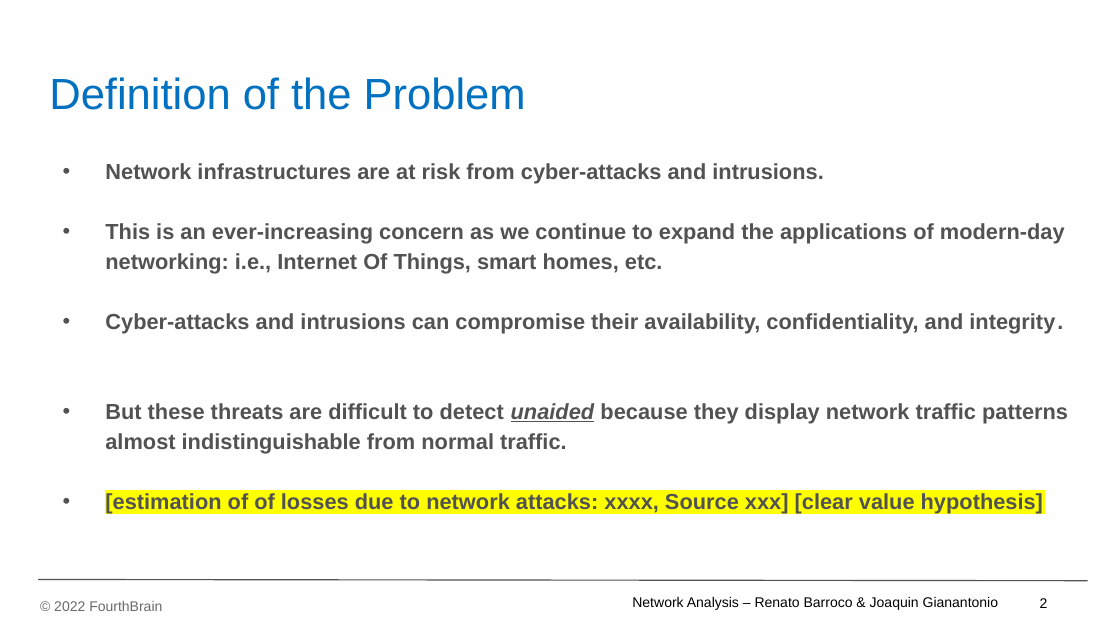
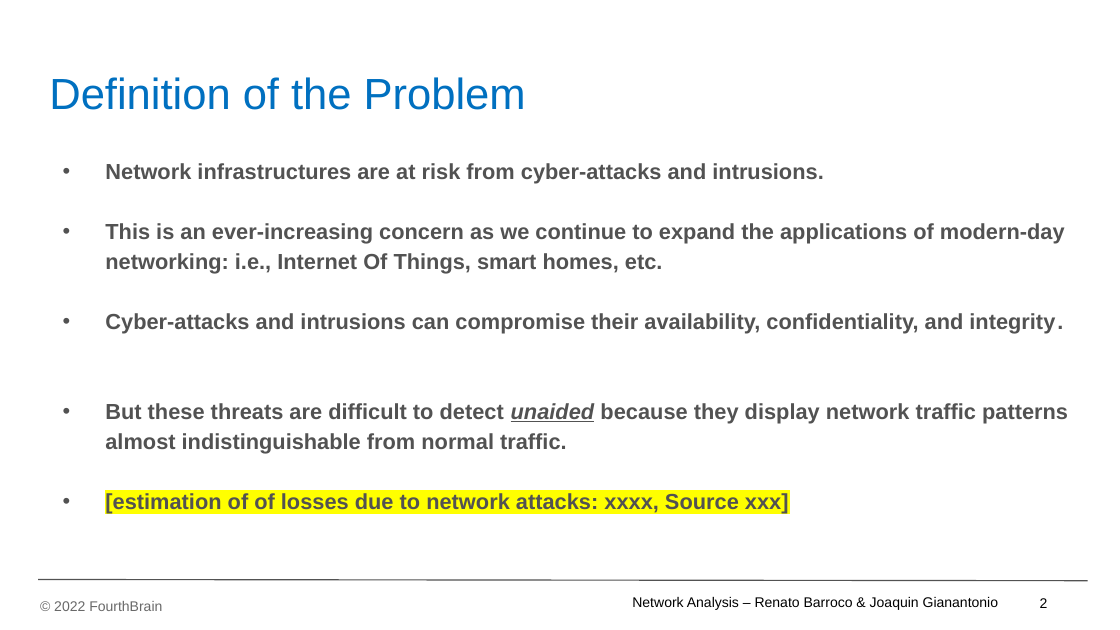
Before and after one commit to JoaquinGianan/network-analytics, a slide deck: slide 3 of powerpoint/Network Analysis - MLE Capstone Presentation_v06.pptx. Drawn at 1120x630 pixels with LibreOffice and Linux fonts; fonts in the diff are those of the drawing; background and template pictures are left out. Boxes give left, top, right and bottom in pixels: in the first picture for what was removed or moved away, otherwise in the second. Text is boxed around its words. In the diff, an @@ line names an element or a change of style, - is before the commit and + after.

```diff
--- a/powerpoint/Network Analysis - MLE Capstone Presentation_v06.pptx
+++ b/powerpoint/Network Analysis - MLE Capstone Presentation_v06.pptx
@@ text at (105,493,789,514): text changed @@
-• [estimation of of losses due to network attacks: xxxx, Source xxx] [clear value hypothesis]
+• [estimation of of losses due to network attacks: xxxx, Source xxx]
```
Also in this commit, not shown: 1 other slide changed, 2 slides added.
